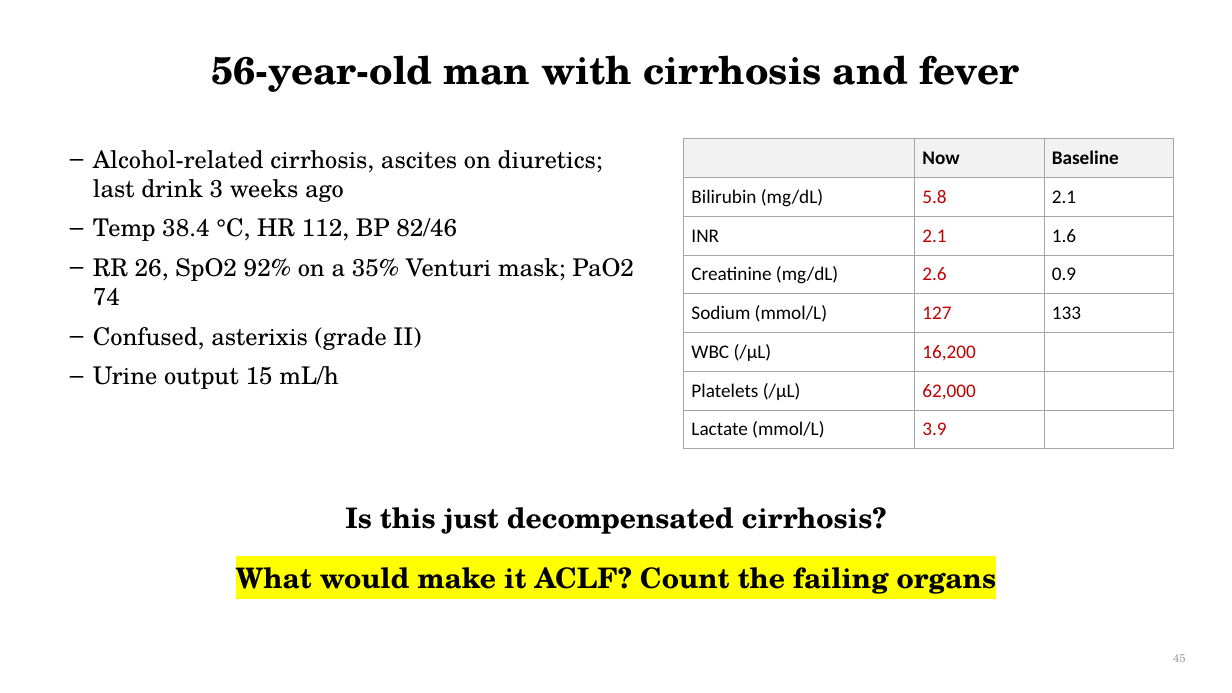
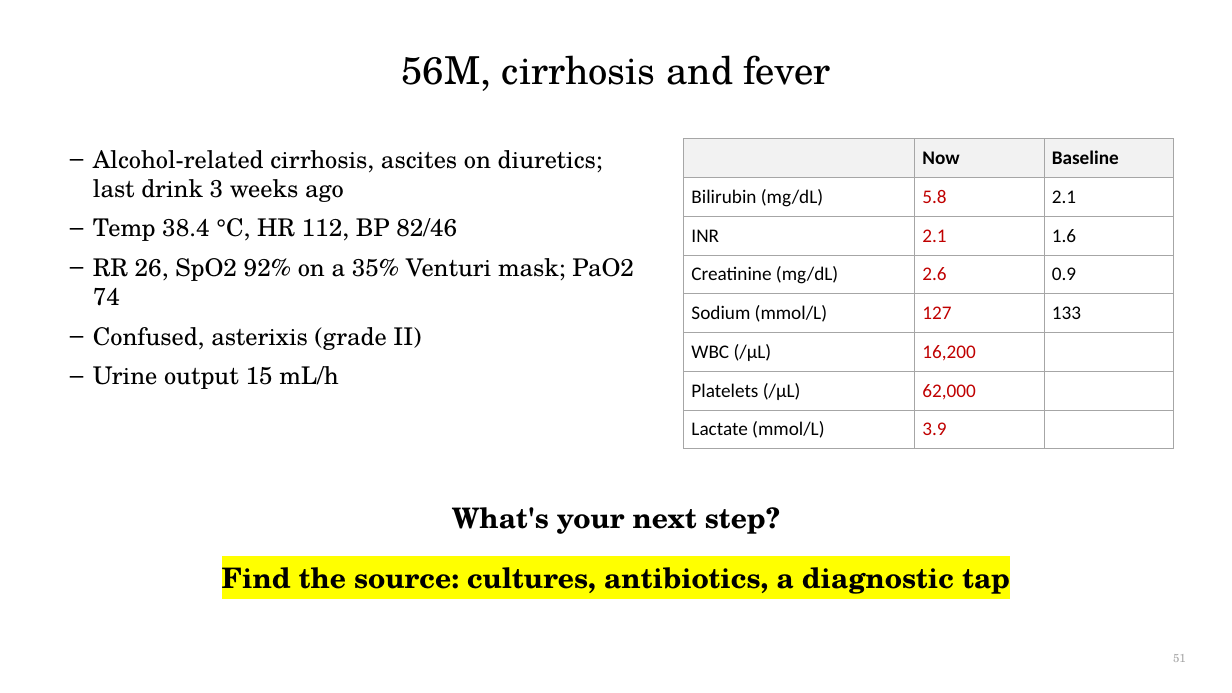
Before and after one commit to qaddodi/mohammad-almeqdadi-lectures, a slide deck: slide 51 of lectures/acute-liver-failure-aclf-in-icu/ALF and ACLF in the ICU.pptx (slide 45 before the commit). Drawn at 1232x693 pixels with LibreOffice and Linux fonts; fonts in the diff are those of the drawing. Boxes give left, top, right and bottom in pixels: in the first picture for what was removed or moved away, otherwise in the second. Text is boxed around its words. In the diff, an @@ line names an element or a change of style, - is before the commit and + after.

```diff
--- a/lectures/acute-liver-failure-aclf-in-icu/ALF and ACLF in the ICU.pptx
+++ b/lectures/acute-liver-failure-aclf-in-icu/ALF and ACLF in the ICU.pptx
@@ title at (401, 55, 830, 91): text changed; bold off @@
-56-year-old man with cirrhosis and fever
+56M, cirrhosis and fever
@@ text at (452, 507, 780, 534): text changed @@
-Is this just decompensated cirrhosis?
+What's your next step?
@@ text at (222, 567, 1010, 594): text changed @@
-What would make it ACLF? Count the failing organs
+Find the source: cultures, antibiotics, a diagnostic tap
@@ page number at (1173, 654, 1186, 662): text changed @@
-45
+51
```
Also in this commit, not shown: 35 other slides changed, 12 slides added, 1 slide removed, 4 other files.
